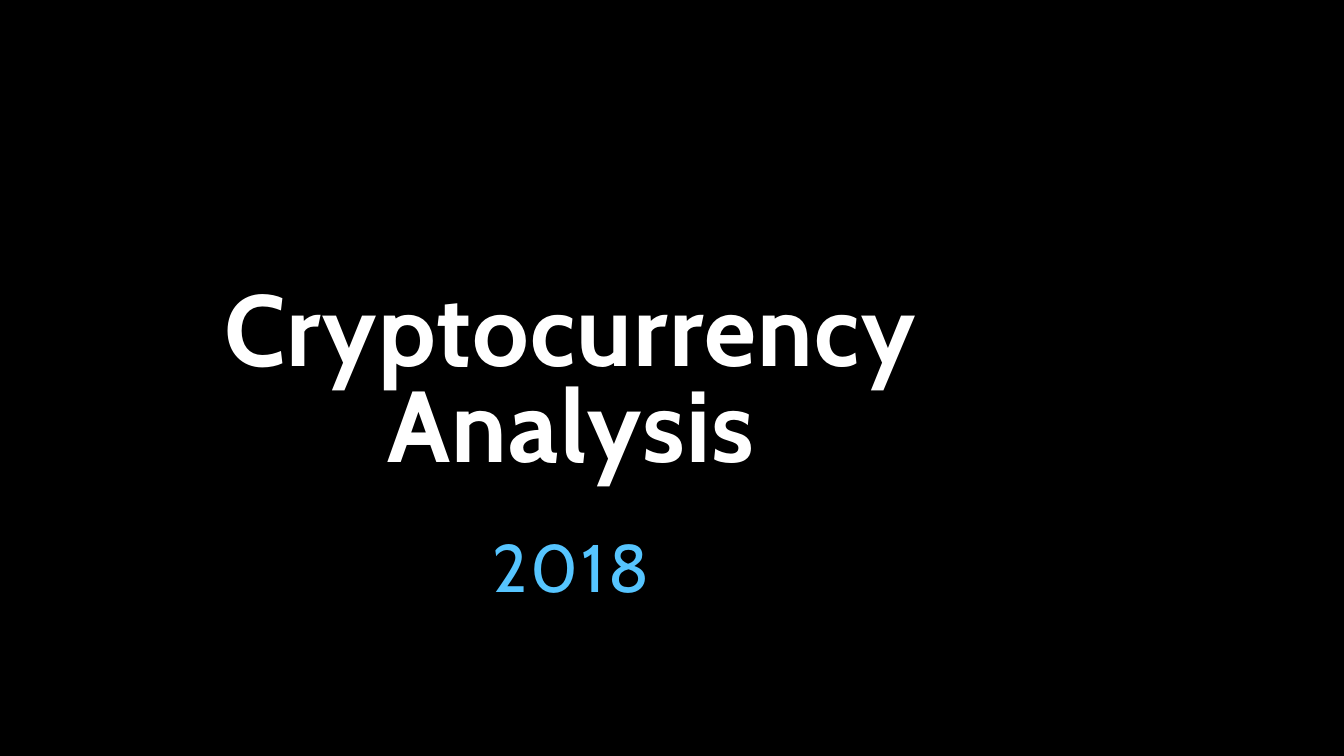
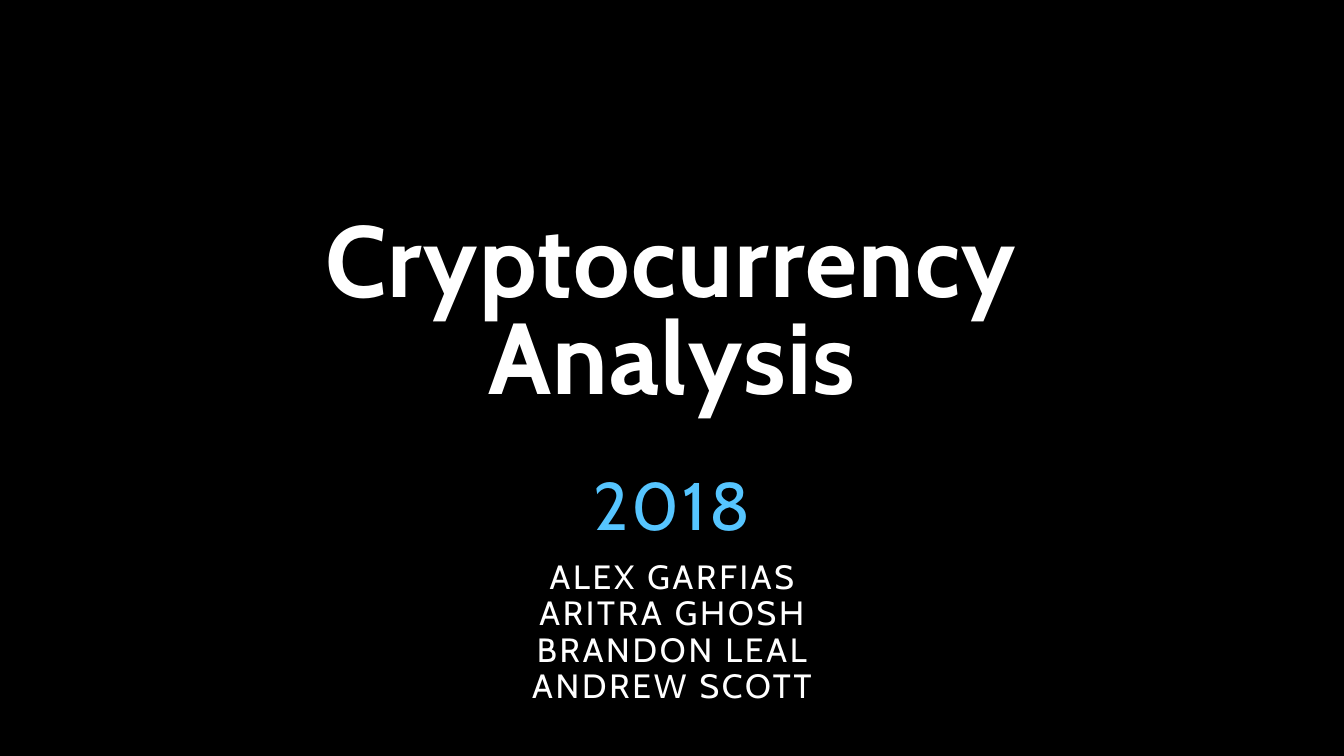
Before and after one commit to ascott4680/Project_01, a slide deck: slide 1 of Scott Slide.pptx. Drawn at 1344x756 pixels with LibreOffice and Linux fonts; fonts in the diff are those of the drawing; background and template pictures are left out. Boxes give left, top, right and bottom in pixels: in the first picture for what was removed or moved away, otherwise in the second. Text is boxed around its words. In the diff, an @@ line names an element or a change of style, - is before the commit and + after.

```diff
--- a/Scott Slide.pptx
+++ b/Scott Slide.pptx
@@ title "Cryptocurrency Analysis" moved from (x1=224, y1=294, x2=915, y2=483) to (x1=325, y1=225, x2=1016, y2=415) @@
@@ subtitle "2018" moved from (x1=493, y1=544, x2=649, y2=593) to (x1=594, y1=482, x2=750, y2=531) @@
@@ subtitle "2018" at (x1=594, y1=482, x2=750, y2=531): line spacing 0.9 to 0.8 @@
@@ text added at (x1=532, y1=565, x2=812, y2=699), 24 pt, text #FFFFFF @@
+ALEX GARFIAS
+ARITRA GHOSH
+BRANDON LEAL
+ANDREW SCOTT
```
Also in this commit, not shown: 2 other slides changed, 4 slides added, 1 slide removed.
